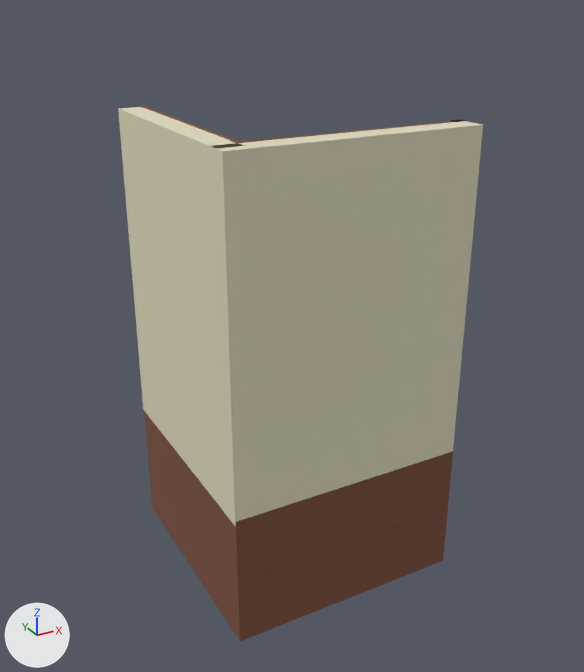
Before and after pictures for a commit that changed the glTF model assets/glb/corner-wall-simple.glb.
Camera for both pictures: a 50 mm camera at (-1.09, -2.38, 2.48) aimed at (0.36, 0.25, 1.17). Every picture has the same lights, and +X, +Y and +Z are marked at lower left. Where no turn or scale is listed for an object, it has been applied to the vertices.

In view in the first picture: 'bottom-wood-corner-panel', 'bottom-wood-corner-panel.001', 'bottom-wood-corner-panel.002', 'corner-wall-panel', 'corner-wall-panel.001', 'top-wood-corner-panel'.
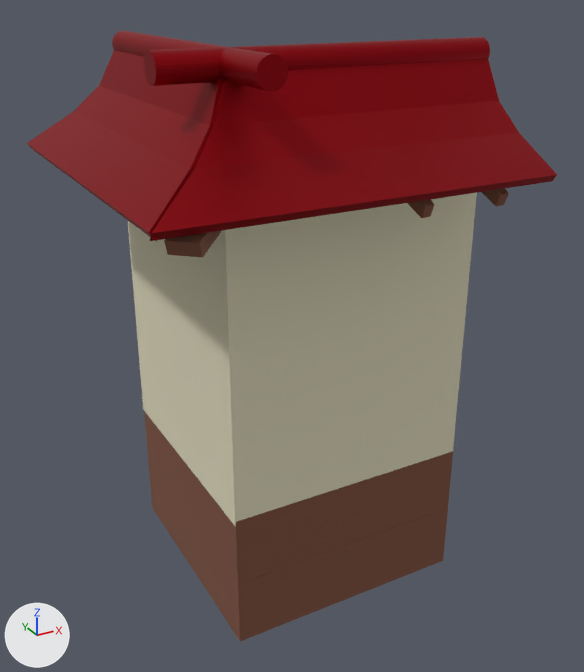
Where the change shows, as pixel boxes (x1, y1, x2, y2) in the pictures (584 x 672 px):
'Cube.003', added (red)
    after: (150, 59, 557, 241)
'Cube.001', added (red)
    after: (27, 50, 225, 241)
'Cylinder.001', added (red)
    after: (144, 37, 490, 86)
'Cylinder', added (red)
    after: (112, 31, 288, 92)
'roof-rib.003', added (brown)
    after: (164, 231, 221, 257)
'roof-rib.002', added (brown)
    after: (408, 188, 509, 218)

The edits, one by one:
Material 'Wood.020' (mat_wood_020) is new.
Its base color is (0.205, 0.0791, 0.0463) (brown #7d4f3d).
Its roughness is 1.0.
Material 'Wood.019' (mat_wood_019) is new.
Its base color is (0.205, 0.0791, 0.0463) (brown #7d4f3d).
Its roughness is 1.0.
Material 'Material.042' (mat_material_042) is new.
Its base color is (0.333, 0.00137, 0.00684) (red #9c0514).
Its metallic is 0.855.
Material 'Material.041' (mat_material_041) is new.
Its base color is (0.333, 0.00137, 0.00684) (red #9c0514).
Its metallic is 0.855.
Material 'Material.038' (mat_material_038) is new.
Its base color is (0.333, 0.00137, 0.00684) (red #9c0514).
Its metallic is 0.855.
Material 'Material.001' (mat_material_001) is new.
Its base color is (0.333, 0.00137, 0.00684) (red #9c0514).
Its metallic is 0.855.
Mesh me_cube_013 is new.
It has 48 vertices, 94 faces and spans x -1.056..-0.186, y 0.186..1.056, z 1.785..2.18.
It uses material mat_wood_020 (brown #7d4f3d).
Mesh me_cube_012 is new.
It has 204 vertices, 408 faces and spans x -0.95..-0.576, y -0.383..0.383, z 1.786..2.18.
It uses material mat_wood_019 (brown #7d4f3d).
Mesh me_cylinder_001 is new.
It is a 32-sided cylinder along x spanning x -0.251..1.0, y -0.05..0.05, z -0.05..0.05.
It uses material mat_material_042 (red #9c0514).
Mesh me_cylinder is new.
It is a 32-sided cylinder along y spanning x -0.05..0.05, y -0.294..1.008, z -0.05..0.05.
It uses material mat_material_041 (red #9c0514).
Mesh me_cube_021 is new.
It has 20 vertices, 36 faces and spans x -0.93..0.5, y -0.395..0.045, z -0.307..0.096.
It uses material mat_material_038 (red #9c0514).
Mesh me_cube_019 is new.
It has 18 vertices, 34 faces and spans x -0.395..0.045, y -0.938..0.5, z -0.307..0.096.
It uses material mat_material_001 (red #9c0514).
Object 'roof-rib.003' (ob_roof_rib_003) is new; it shows me_cube_013.
Its location is (0.688, -0.613, 0.007).
Object 'roof-rib.002' (ob_roof_rib_002) is new; it shows me_cube_012.
Its location is (1.429, 0.0, 0.0).
Object 'Cylinder.001' (ob_cylinder_001) is new; it shows me_cylinder_001.
Its location is (0.0, 0.0, 2.25).
Object 'Cylinder' (ob_cylinder) is new; it shows me_cylinder.
Its location is (0.0, 0.0, 2.25).
Object 'Cube.003' (ob_cube_003) is new; it shows me_cube_021.
Its location is (0.5, -0.041, 2.169).
Object 'Cube.001' (ob_cube_001) is new; it shows me_cube_019.
Its location is (-0.04, 0.509, 2.169).
